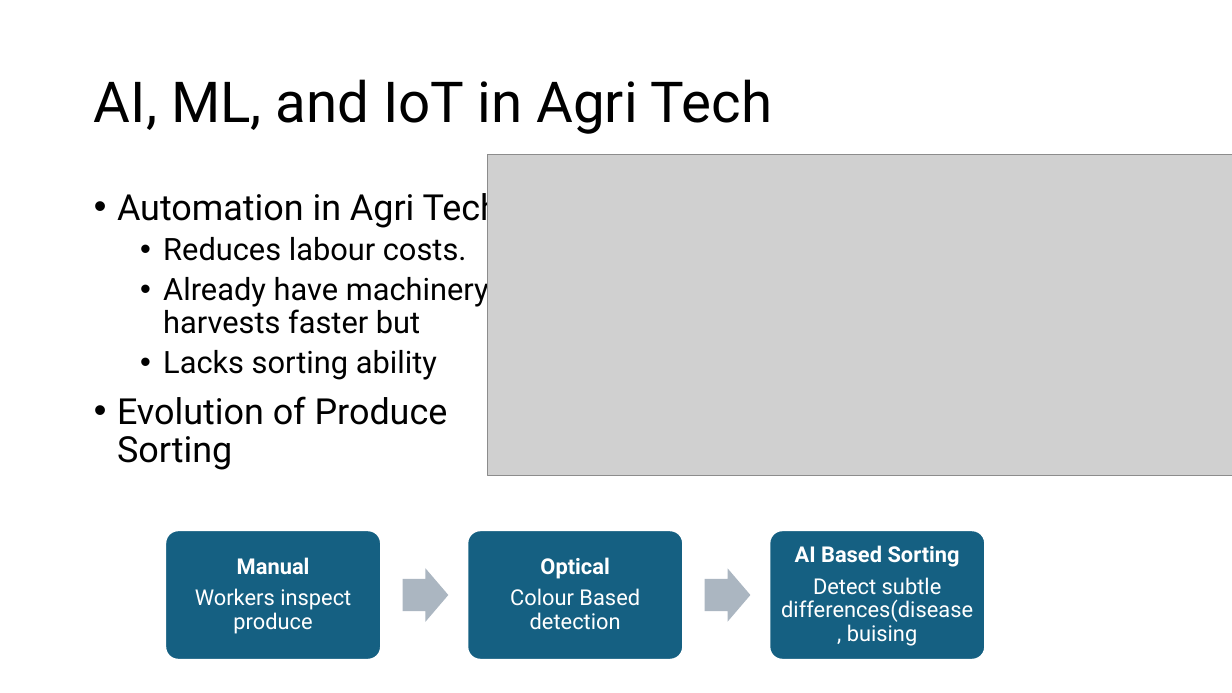
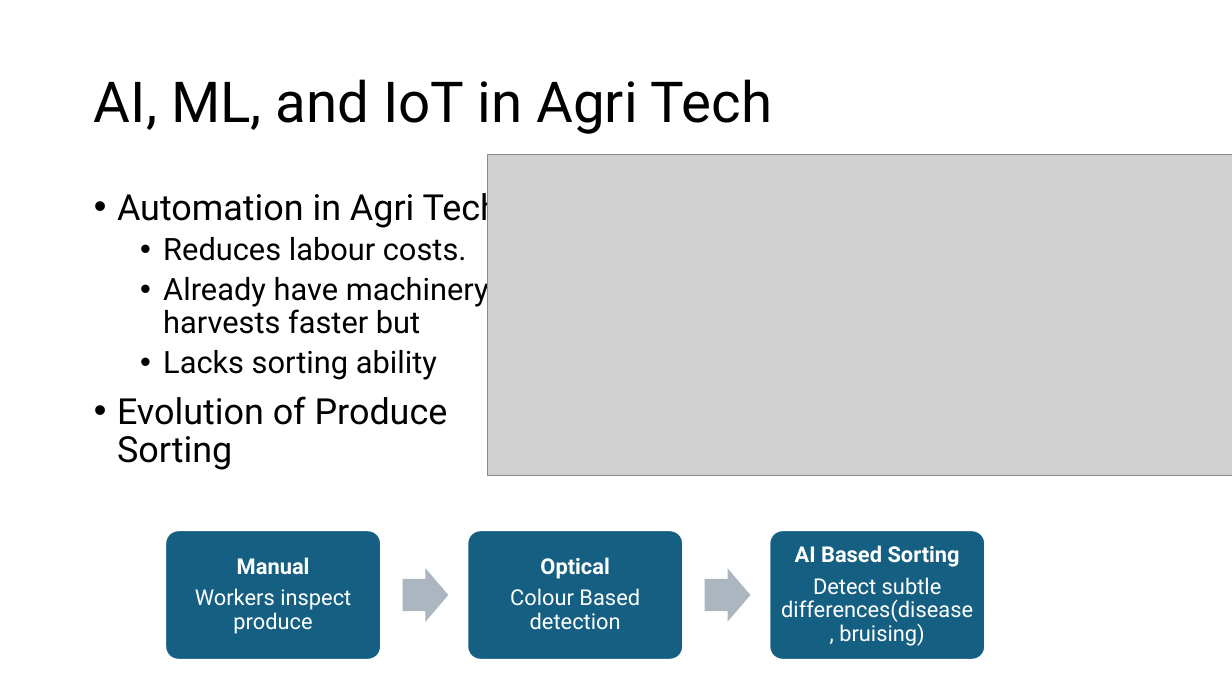
Before and after one commit to fxwalsh/IoT-Protocols-2026, a slide deck: slide 3 of topic-04/talk-01/Image Classification.pptx. Drawn at 1232x693 pixels with LibreOffice and Linux fonts; fonts in the diff are those of the drawing; grey boxes stand for pictures. Boxes give left, top, right and bottom in pixels: in the first picture for what was removed or moved away, otherwise in the second. Text is boxed around its words. In the diff, an @@ line names an element or a change of style, - is before the commit and + after.

```diff
--- a/topic-04/talk-01/Image Classification.pptx
+++ b/topic-04/talk-01/Image Classification.pptx
@@ text at bbox=[781, 577, 973, 646]: text changed @@
-Detect subtle differences(disease, buising
+Detect subtle differences(disease, bruising)
```
Also in this commit, not shown: 1 other file.
